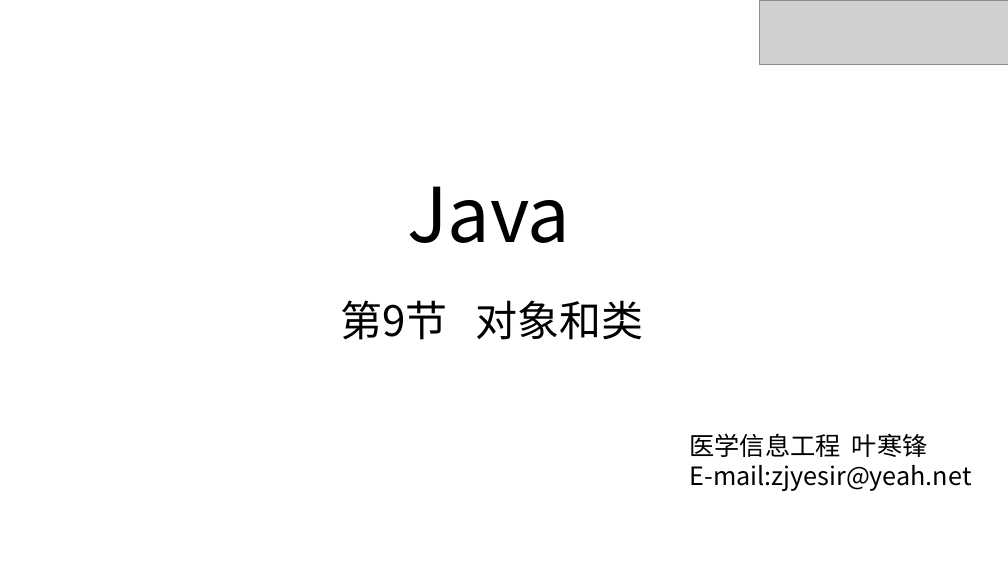
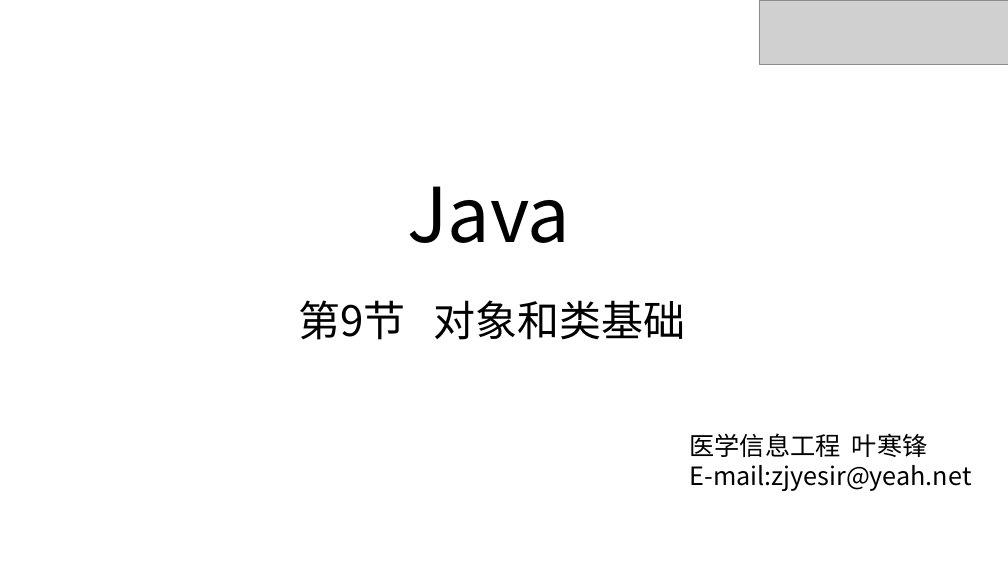
Before and after one commit to zjyesir/hmc_java_1, a slide deck: slide 1 of ppt/9. 对象和类.pptx. Drawn at 1008x567 pixels with LibreOffice and Linux fonts; fonts in the diff are those of the drawing; grey boxes stand for pictures; background and template pictures are left out. Boxes give left, top, right and bottom in pixels: in the first picture for what was removed or moved away, otherwise in the second. Text is boxed around its words. In the diff, an @@ line names an element or a change of style, - is before the commit and + after.

Commit message:
对象和类 ppt做完

```diff
--- a/ppt/9. 对象和类.pptx
+++ b/ppt/9. 对象和类.pptx
@@ text at bbox=[299, 300, 686, 340]: text changed @@
-第9节 对象和类
+第9节 对象和类基础
```
Also in this commit, not shown: 2 other slides changed, 19 slides added, 10 slides removed, 3 other files.
